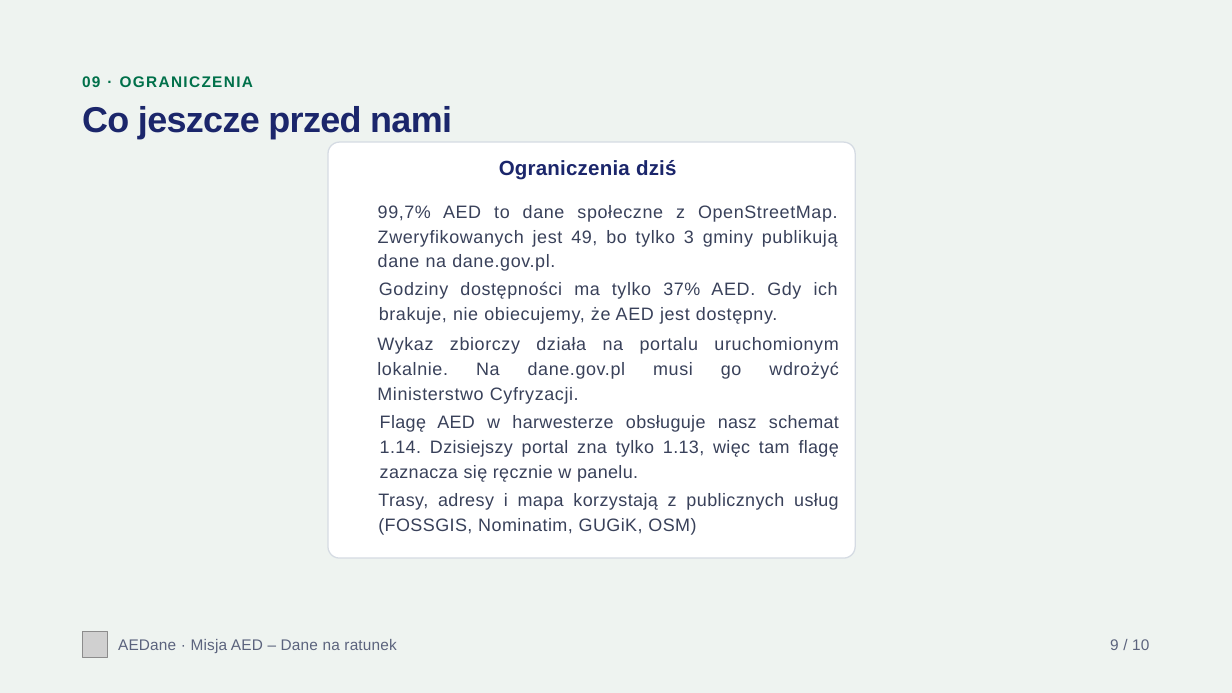
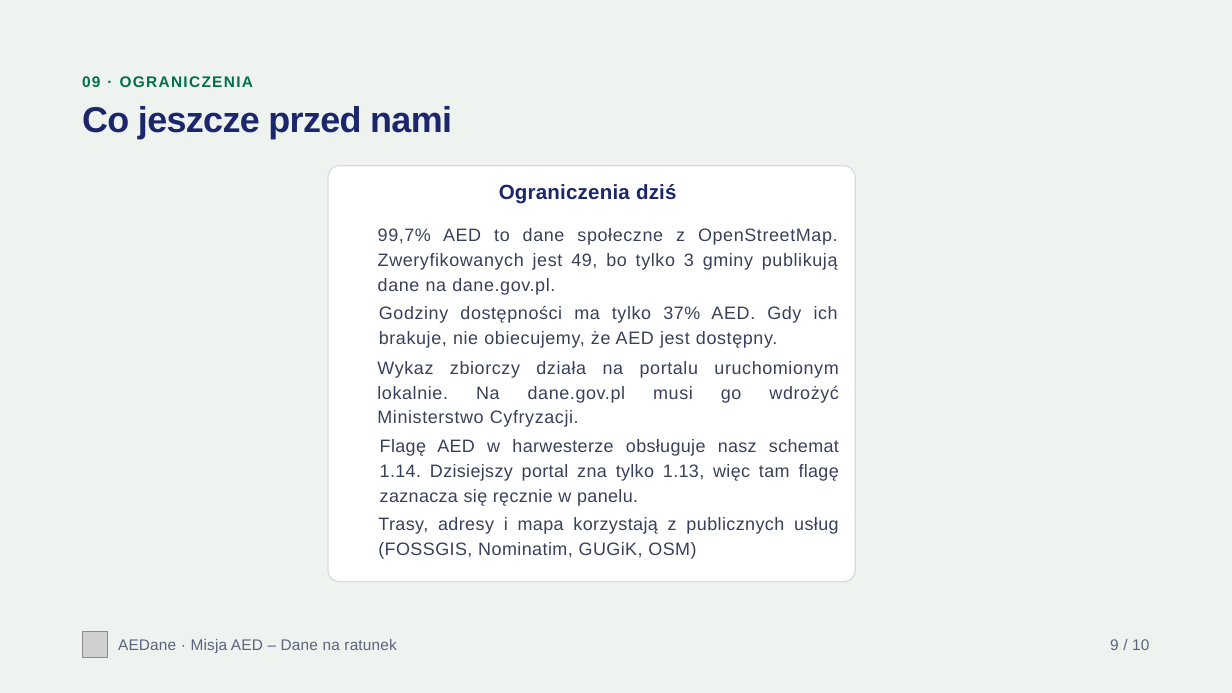
Before and after one commit to tymsonS/AED, a slide deck: slide 9 of presentation/aedane-prezentacja.pptx. Drawn at 1232x693 pixels with LibreOffice and Linux fonts; fonts in the diff are those of the drawing; grey boxes stand for pictures; background and template pictures are left out. Boxes give left, top, right and bottom in pixels: in the first picture for what was removed or moved away, otherwise in the second. Text is boxed around its words. In the diff, an @@ line names an element or a change of style, - is before the commit and + after.

```diff
--- a/presentation/aedane-prezentacja.pptx
+++ b/presentation/aedane-prezentacja.pptx
@@ 6 texts, 1 rounded rectangle: place and size @@
-6 texts, 1 rounded rectangle at <box>328,142,856,558</box>
+6 texts, 1 rounded rectangle at <box>328,165,856,581</box>
```
Also in this commit, not shown: 1 other file.
